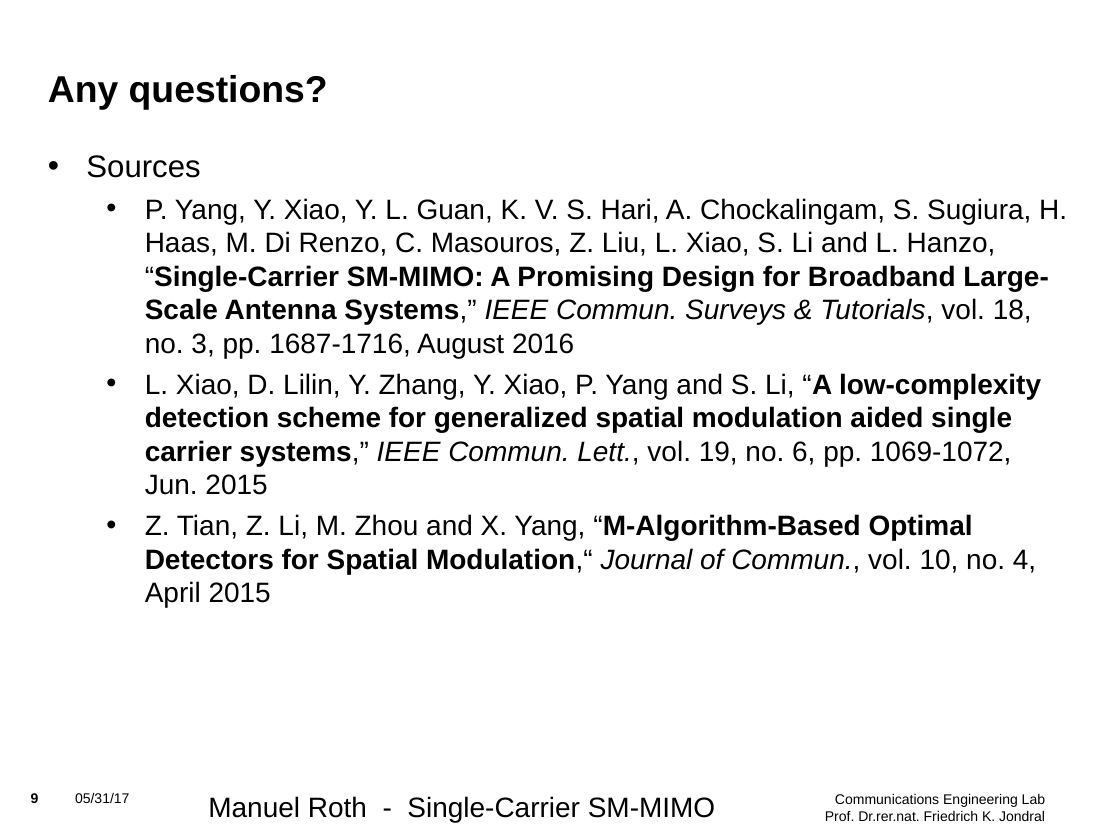
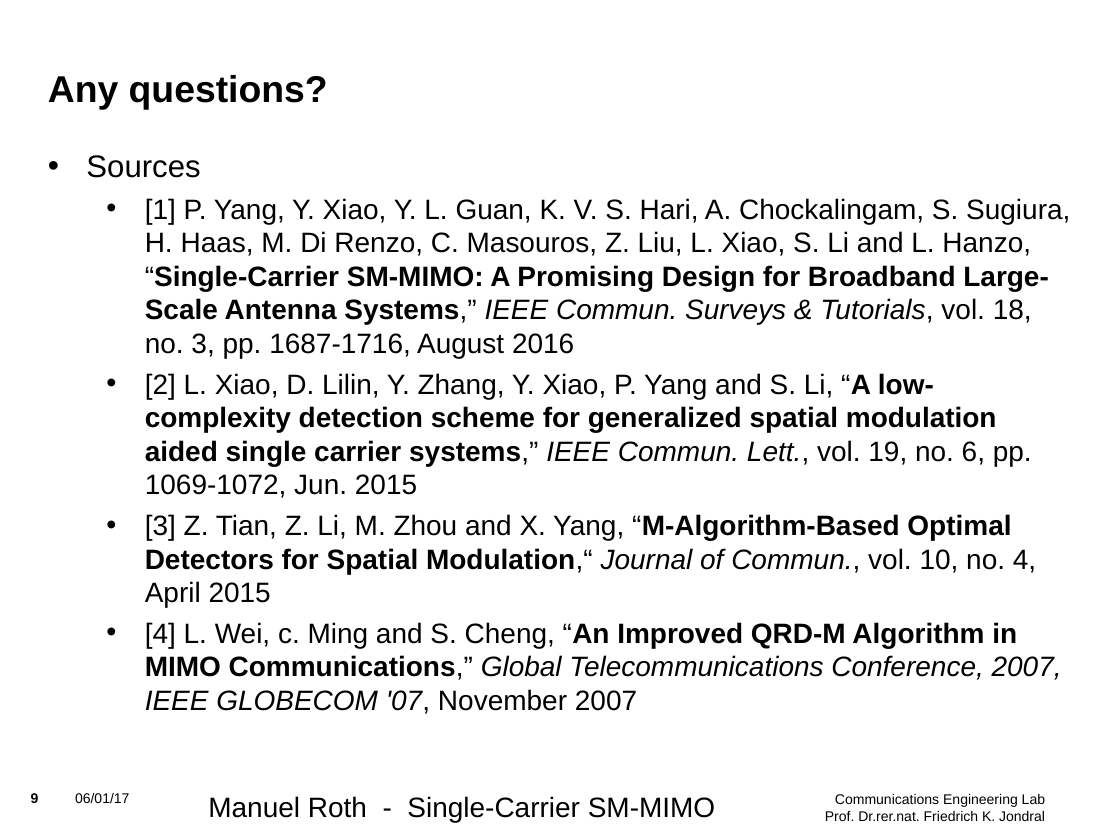
Before and after one commit to mnxx/sc-sm-transceiver, a slide deck: slide 9 of Literature_Research.odp. Drawn at 1120x840 pixels with LibreOffice and Linux fonts; fonts in the diff are those of the drawing; background and template pictures are left out. Boxes give left, top, right and bottom in pixels: in the first picture for what was removed or moved away, otherwise in the second. Text is boxed around its words. In the diff, an @@ line names an element or a change of style, - is before the commit and + after.

```diff
--- a/Literature_Research.odp
+++ b/Literature_Research.odp
@@ text at box(145, 198, 1070, 714): text changed @@
-  • P. Yang, Y. Xiao, Y. L. Guan, K. V. S. Hari, A. Chockalingam, S. Sugiura, H. Haas, M. Di Renzo, C. Masouros, Z. Liu, L. Xiao, S. Li and L. Hanzo, “Single-Carrier SM-MIMO: A Promising Design for Broadband Large-Scale Antenna Systems,” IEEE Commun. Surveys & Tutorials, vol. 18, no. 3, pp. 1687-1716, August 2016
-  • L. Xiao, D. Lilin, Y. Zhang, Y. Xiao, P. Yang and S. Li, “A low-complexity detection scheme for generalized spatial modulation aided single carrier systems,” IEEE Commun. Lett., vol. 19, no. 6, pp. 1069-1072, Jun. 2015
-  • Z. Tian, Z. Li, M. Zhou and X. Yang, “M-Algorithm-Based Optimal Detectors for Spatial Modulation,“ Journal of Commun., vol. 10, no. 4, April 2015
+  • [1] P. Yang, Y. Xiao, Y. L. Guan, K. V. S. Hari, A. Chockalingam, S. Sugiura, H. Haas, M. Di Renzo, C. Masouros, Z. Liu, L. Xiao, S. Li and L. Hanzo, “Single-Carrier SM-MIMO: A Promising Design for Broadband Large-Scale Antenna Systems,” IEEE Commun. Surveys & Tutorials, vol. 18, no. 3, pp. 1687-1716, August 2016
+  • [2] L. Xiao, D. Lilin, Y. Zhang, Y. Xiao, P. Yang and S. Li, “A low-complexity detection scheme for generalized spatial modulation aided single carrier systems,” IEEE Commun. Lett., vol. 19, no. 6, pp. 1069-1072, Jun. 2015
+  • [3] Z. Tian, Z. Li, M. Zhou and X. Yang, “M-Algorithm-Based Optimal Detectors for Spatial Modulation,“ Journal of Commun., vol. 10, no. 4, April 2015
+  • [4] L. Wei, c. Ming and S. Cheng, “An Improved QRD-M Algorithm in MIMO Communications,” Global Telecommunications Conference, 2007, IEEE GLOBECOM '07, November 2007
@@ text at box(75, 793, 129, 803): text changed @@
-05/31/17
+06/01/17
```
Also in this commit, not shown: 6 other slides changed, 1 slide added, 1 slide removed, 2 other files.
